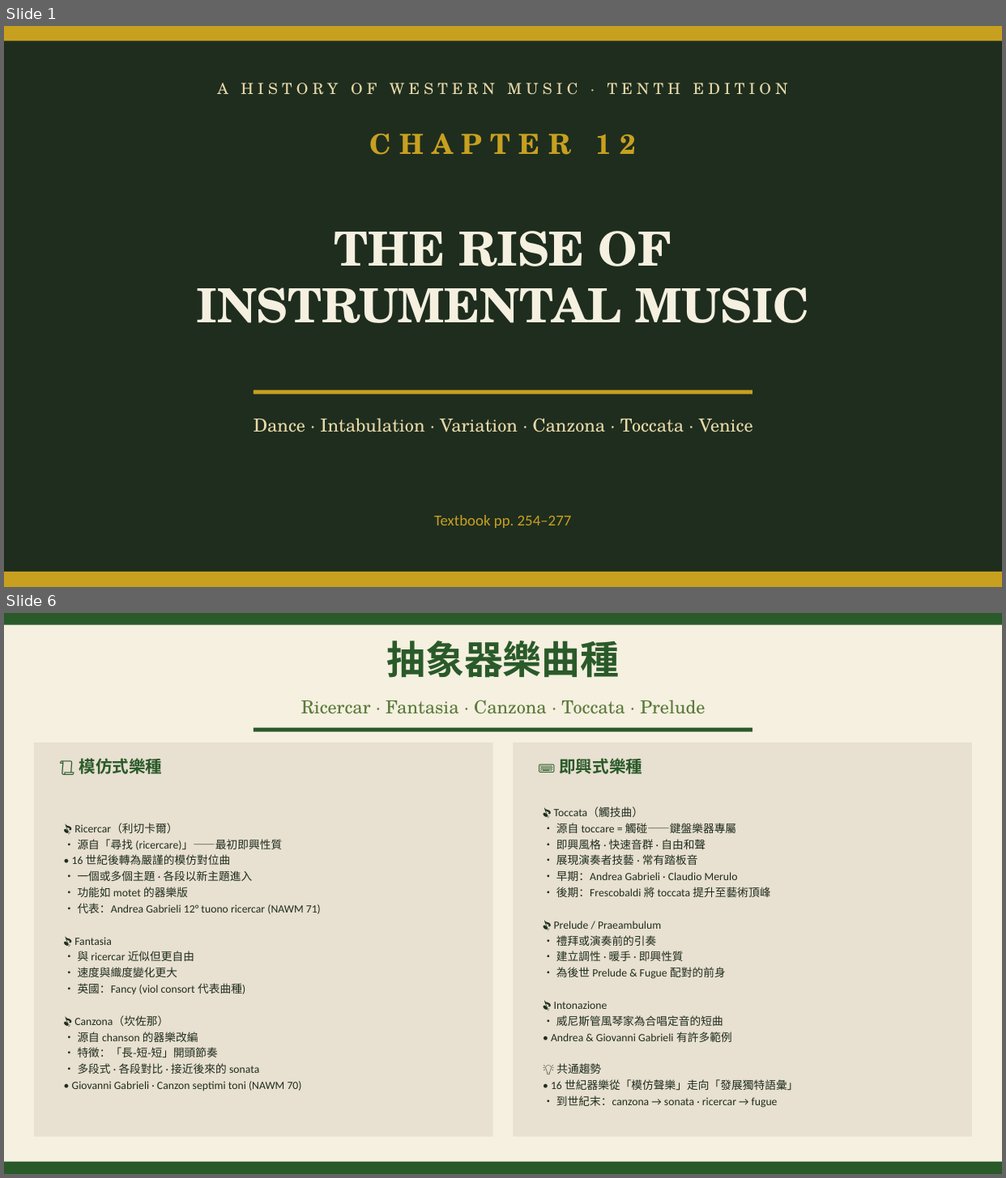
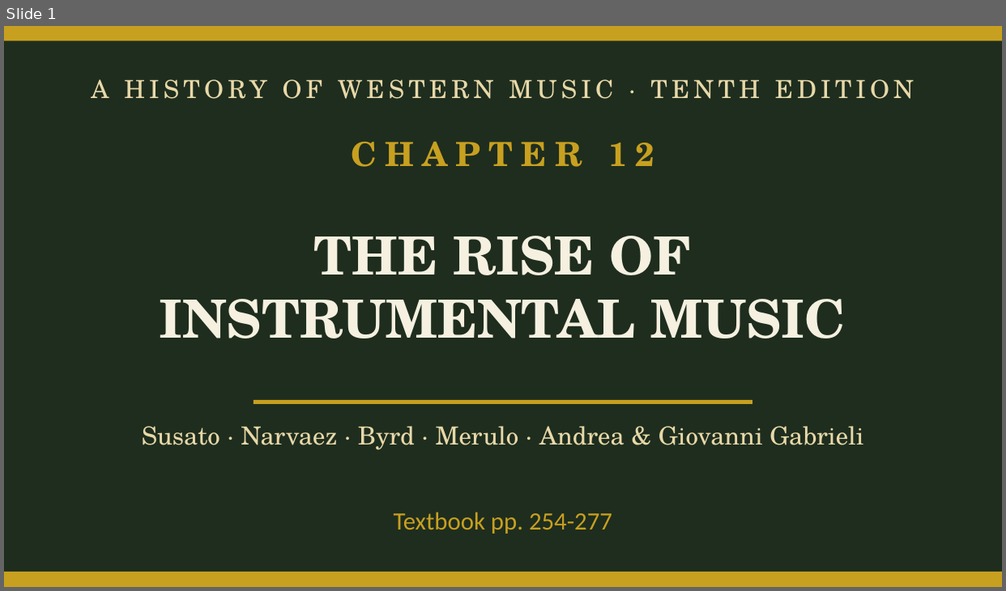
Before and after one commit to ccli-taipower/A_History_of_Western_Music, a slide deck: Ch12_Instrumental.pptx. Shown one above the other, each under a label of ours: slides 1 and 6 before the commit, slide 1 after it; the slides between them are not shown. The pictures are 1006x1178 and 1006x591 pixels, drawn with LibreOffice and Linux fonts; fonts in the diff are those of the drawing. Boxes give left, top, right and bottom in pixels: in the first picture for what was removed or moved away, otherwise in the second. Text is boxed around its words. In the diff, an @@ line names an element or a change of style, - is before the commit and + after.

```diff
--- a/Ch12_Instrumental.pptx
+++ b/Ch12_Instrumental.pptx
@@ slide 6 removed at (4, 613, 1002, 1174), background #F5F0E0 @@
@@ rectangle removed at (4, 613, 1002, 625) @@
@@ text removed at (386, 641, 619, 678) @@
-抽象器樂曲種
@@ text removed at (301, 700, 705, 714) @@
-Ricercar · Fantasia · Canzona · Toccata · Prelude
@@ rectangle removed at (253, 728, 752, 732) @@
@@ rectangle removed at (34, 743, 493, 1137) @@
@@ text removed at (79, 758, 163, 774) @@
-📜 模仿式樂種
@@ rectangle removed at (513, 743, 972, 1137) @@
@@ text removed at (559, 758, 642, 774) @@
-⌨ 即興式樂種
@@ text removed at (551, 807, 798, 1108) @@
-🎵 Toccata（觸技曲）
-• 源自 toccare = 觸碰——鍵盤樂器專屬
-• 即興風格 · 快速音群 · 自由和聲
-• 展現演奏者技藝 · 常有踏板音
-• 早期：Andrea Gabrieli · Claudio Merulo
-• 後期：Frescobaldi 將 toccata 提升至藝術頂峰
-🎵 Prelude / Praeambulum
-• 禮拜或演奏前的引奏
-• 建立調性 · 暖手 · 即興性質
-• 為後世 Prelude & Fugue 配對的前身
-🎵 Intonazione
-• 威尼斯管風琴家為合唱定音的短曲
-• Andrea & Giovanni Gabrieli 有許多範例
-💡 共通趨勢
-• 16 世紀器樂從「模仿聲樂」走向「發展獨特語彙」
-• 到世紀末：canzona → sonata · ricercar → fugue
@@ text removed at (72, 823, 321, 1091) @@
-🎵 Ricercar（利切卡爾）
-• 源自「尋找 (ricercare)」——最初即興性質
-• 16 世紀後轉為嚴謹的模仿對位曲
-• 一個或多個主題 · 各段以新主題進入
-• 功能如 motet 的器樂版
-• 代表：Andrea Gabrieli 12° tuono ricercar (NAWM 71)
-🎵 Fantasia
-• 與 ricercar 近似但更自由
-• 速度與織度變化更大
-• 英國：Fancy (viol consort 代表曲種)
-🎵 Canzona（坎佐那）
-• 源自 chanson 的器樂改編
-• 特徵：「長-短-短」開頭節奏
-• 多段式 · 各段對比 · 接近後來的 sonata
-• Giovanni Gabrieli · Canzon septimi toni (NAWM 70)
@@ rectangle removed at (4, 1162, 1002, 1174) @@
@@ slide 1 changed as well @@
@@ text "A HISTORY OF WESTERN MUSIC ..." at (91, 79, 914, 99): size 11 to 18 pt @@
@@ text "CHAPTER 12" at (351, 141, 654, 167): size 20 to 24 pt @@
@@ text "THE RISE OF" at (160, 236, 846, 339): size 34 to 38 pt @@
@@ 2 texts, 1 rectangle: place and size @@
-2 texts, 1 rectangle at (196, 134, 809, 395)
+2 texts, 1 rectangle at (160, 141, 846, 404)
@@ text at (142, 426, 863, 450): text changed; size 13 to 18 pt @@
-Dance · Intabulation · Variation · Canzona · Toccata · Venice
+Susato · Narvaez · Byrd · Merulo · Andrea & Giovanni Gabrieli
@@ text at (394, 512, 612, 534): text changed; size 11 to 18 pt @@
-Textbook pp. 254–277
+Textbook pp. 254-277
```
Also in this commit, not shown: 27 slides added, 8 other slides removed, 37 other files.
